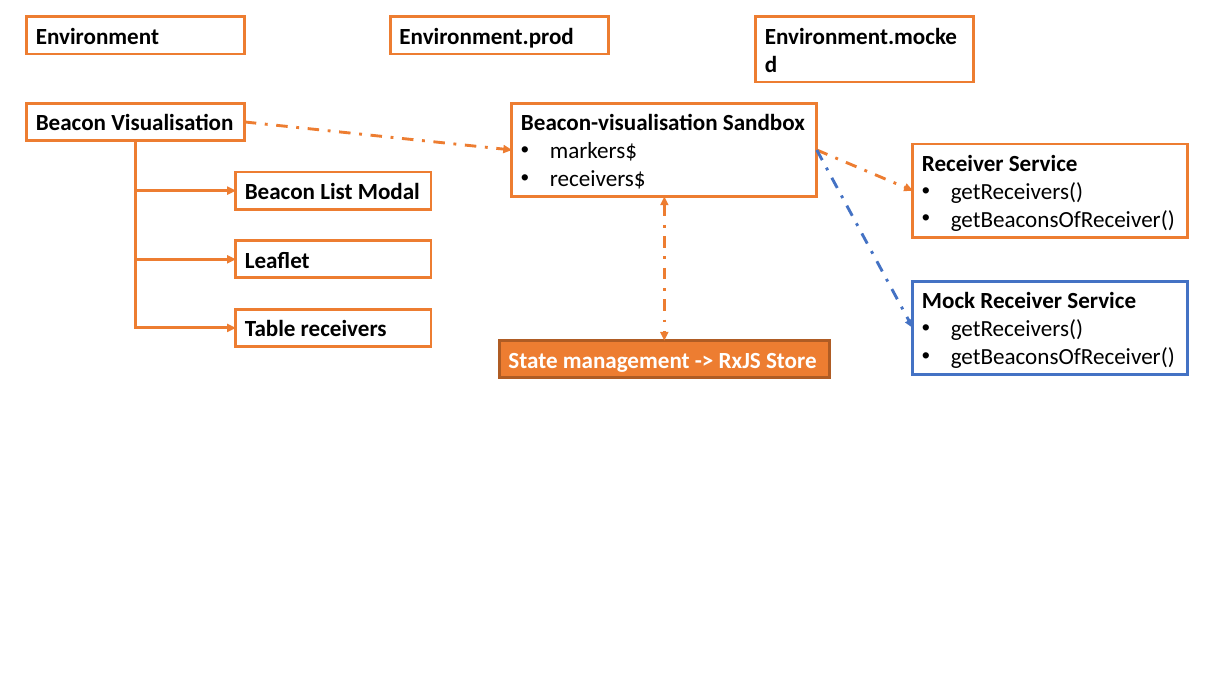
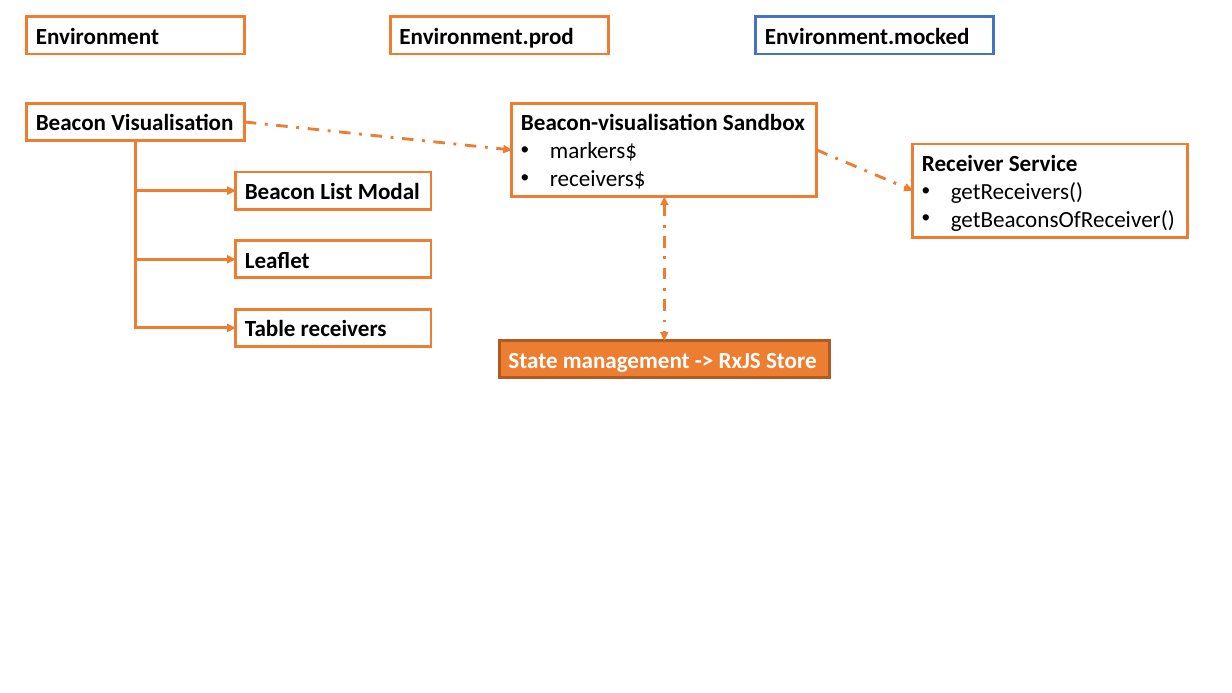
Before and after one commit to inesvanstappen/Presentation-Mocked-Env, a slide deck: slide 2 of img/layout beacon positioning .pptx. Drawn at 1232x693 pixels with LibreOffice and Linux fonts; fonts in the diff are those of the drawing. Boxes give left, top, right and bottom in pixels: in the first picture for what was removed or moved away, otherwise in the second. Text is boxed around its words. In the diff, an @@ line names an element or a change of style, - is before the commit and + after.

```diff
--- a/img/layout beacon positioning .pptx
+++ b/img/layout beacon positioning .pptx
@@ rectangle "Environment.mocked": place and size @@
-rectangle "Environment.mocked" at [756,17,974,82]
+rectangle "Environment.mocked" at [756,17,994,54]
@@ rectangle "Environment.mocked" at [756,17,994,54]: outline #ED7D31 2.25 pt to #4472C4 2.25 pt @@
@@ arrow removed from (817, 150) to (913, 328) @@
@@ rectangle removed at [913,281,1188,374] @@
-Mock Receiver Service
-• getReceivers()
-• getBeaconsOfReceiver()
```
Also in this commit, not shown: 1 other slide changed, 1 slide added, 3 other files.
